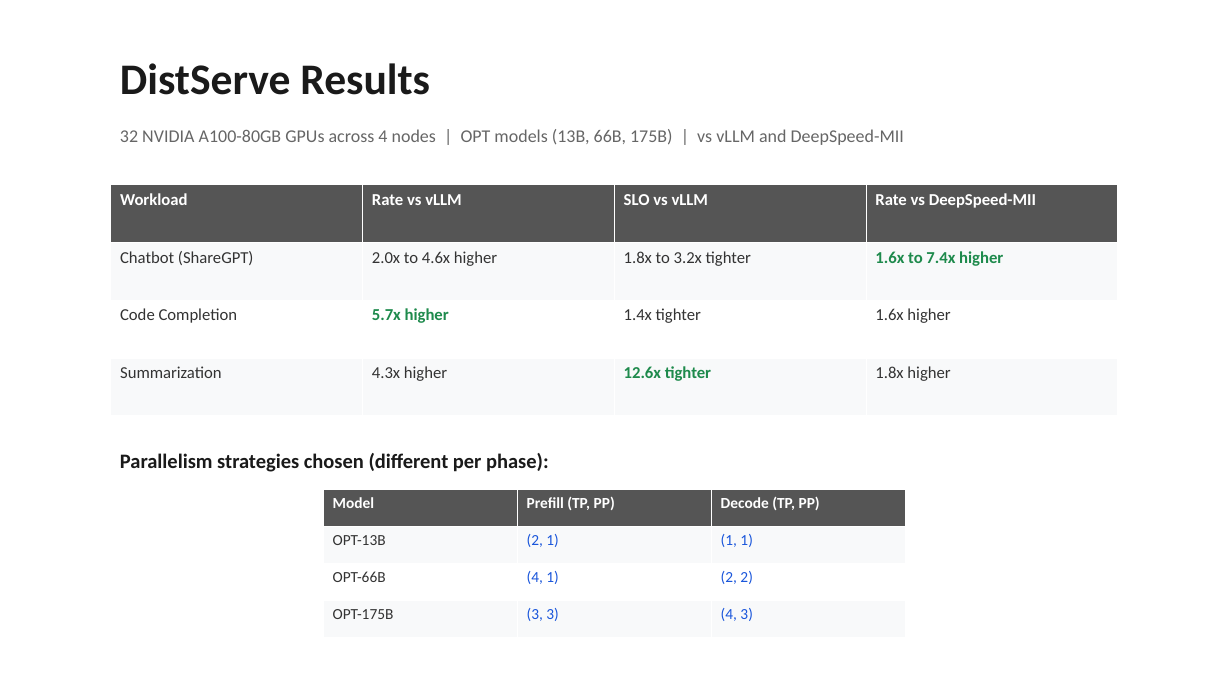
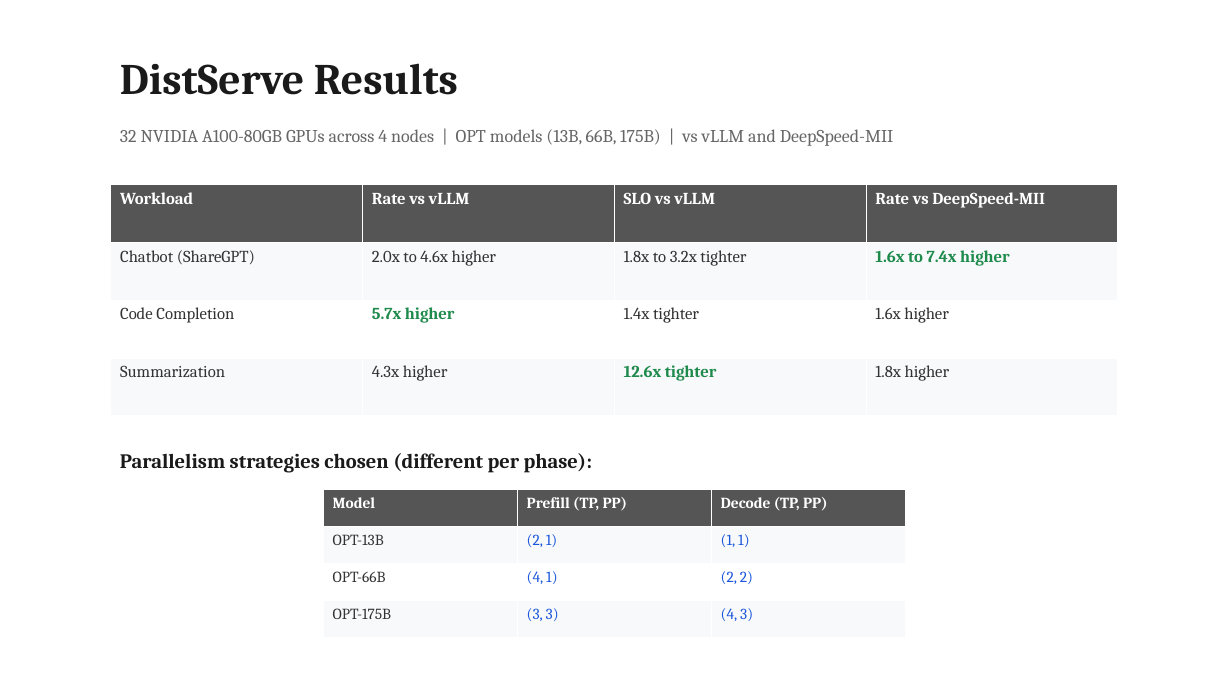
Before and after one commit to beratcelik1/llm-inference-phase-disaggregation, a slide deck: slide 24 of presentation/Phase_Disaggregation_LLM_Inference.pptx (slide 19 before the commit). Drawn at 1232x693 pixels with LibreOffice and Linux fonts; fonts in the diff are those of the drawing. Boxes give left, top, right and bottom in pixels: in the first picture for what was removed or moved away, otherwise in the second. Text is boxed around its words. In the diff, an @@ line names an element or a change of style, - is before the commit and + after.

Commit message:
feat: add paper figures to slides, upgrade font, generate PDFs
- Embed 8 key figures from both papers into PPTX (interference,
  traces, architectures, evaluation results, ablation)
- Switch font from Calibri to Palatino Linotype for research look
- Generate PDF versions of both scripts, combined script, and Q&A prep
- 32 slides total (24 content + 8 figure slides)

```diff
--- a/presentation/Phase_Disaggregation_LLM_Inference.pptx
+++ b/presentation/Phase_Disaggregation_LLM_Inference.pptx
@@ table at [111, 185, 1120, 416] @@
@@ font Calibri to Cambria @@
@@ font Calibri to Cambria in 3 elements at [120, 63, 458, 95], [120, 129, 893, 146], [120, 453, 592, 473] @@
@@ table at [323, 490, 906, 638] @@
@@ font Calibri to Cambria @@
```
Also in this commit, not shown: 23 other slides changed, 8 slides added, 25 other files.
